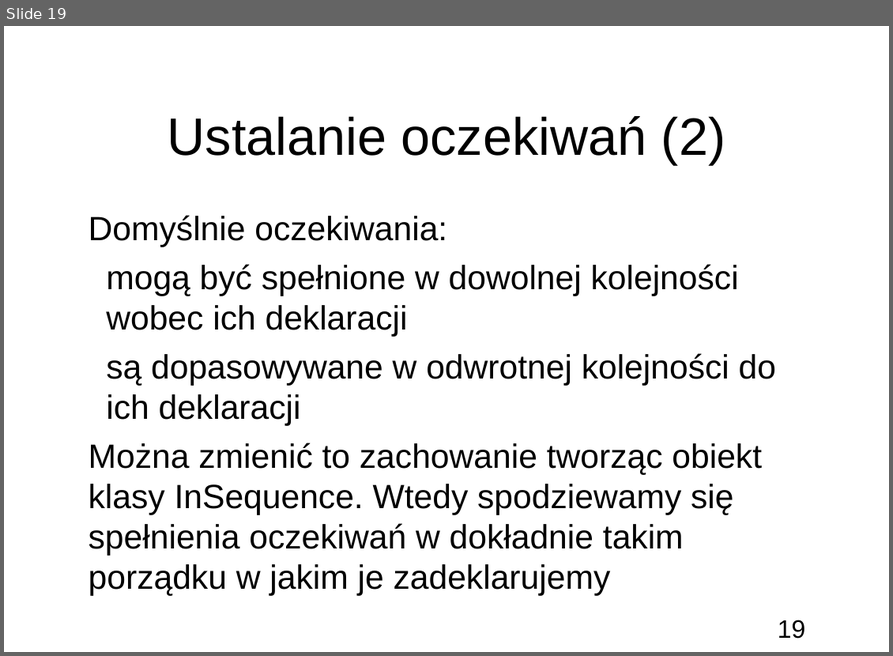
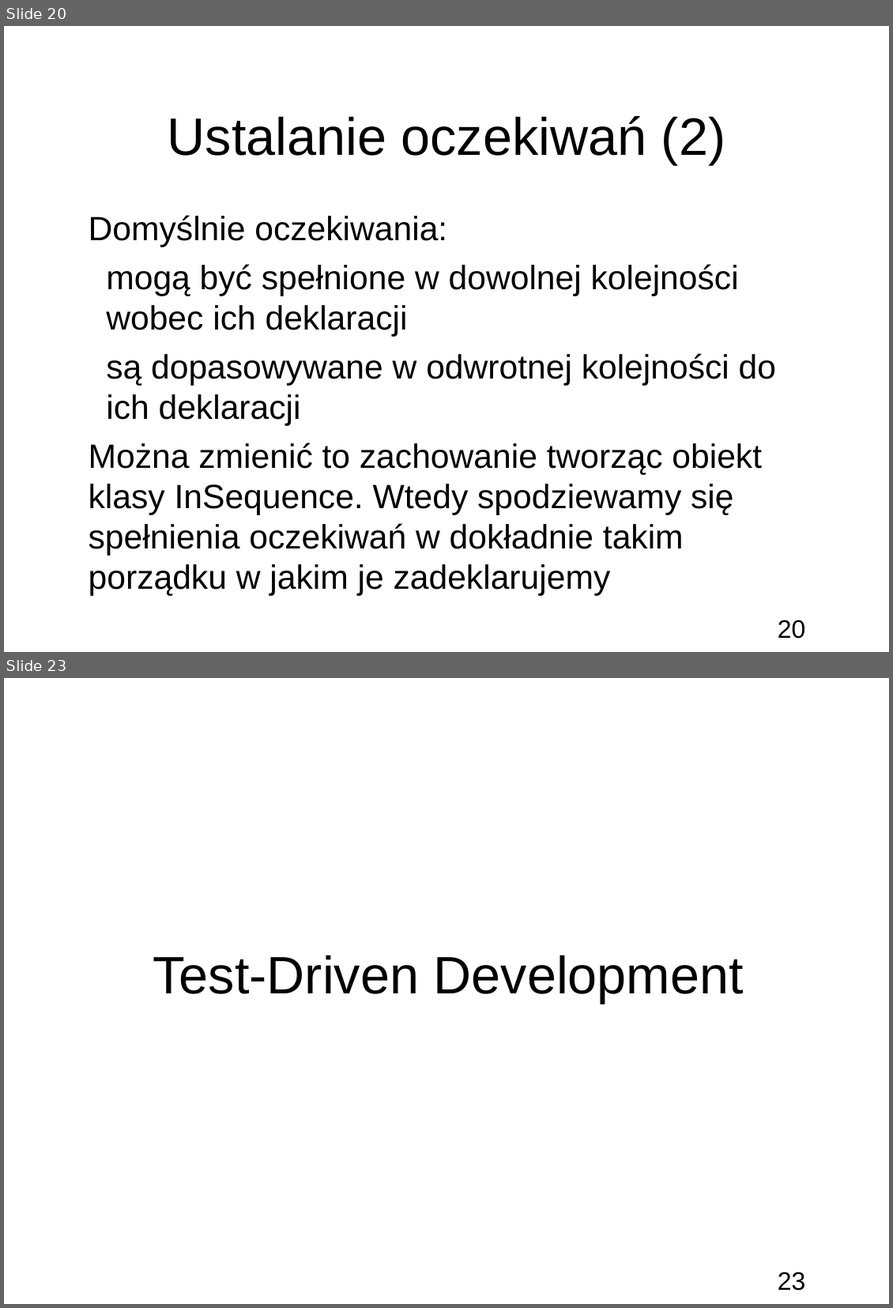
Before and after one commit to bercik/apt_seminar, a slide deck: prezentacja.odp. Shown one above the other, each under a label of ours: slide 19 before the commit, slides 20 and 23 after it; the slides between them are not shown. The pictures are 893x656 and 893x1308 pixels, drawn with LibreOffice and Linux fonts; fonts in the diff are those of the drawing; background and template pictures are left out. Boxes give left, top, right and bottom in pixels: in the first picture for what was removed or moved away, otherwise in the second. Text is boxed around its words. In the diff, an @@ line names an element or a change of style, - is before the commit and + after.

```diff
--- a/prezentacja.odp
+++ b/prezentacja.odp
@@ slide 23 added at [4, 678, 889, 1304], background picture (left out); not listed: 1 template element that a slide beside it also shows @@
@@ title added at [153, 954, 743, 1003], 50 pt, text #000000 @@
+Test-Driven Development
@@ what was slide 19 is now slide 20 @@
@@ page number at [777, 619, 806, 638]: text changed @@
-19
+20
```
Also in this commit, not shown: 3 other slides added, 1 other file.
